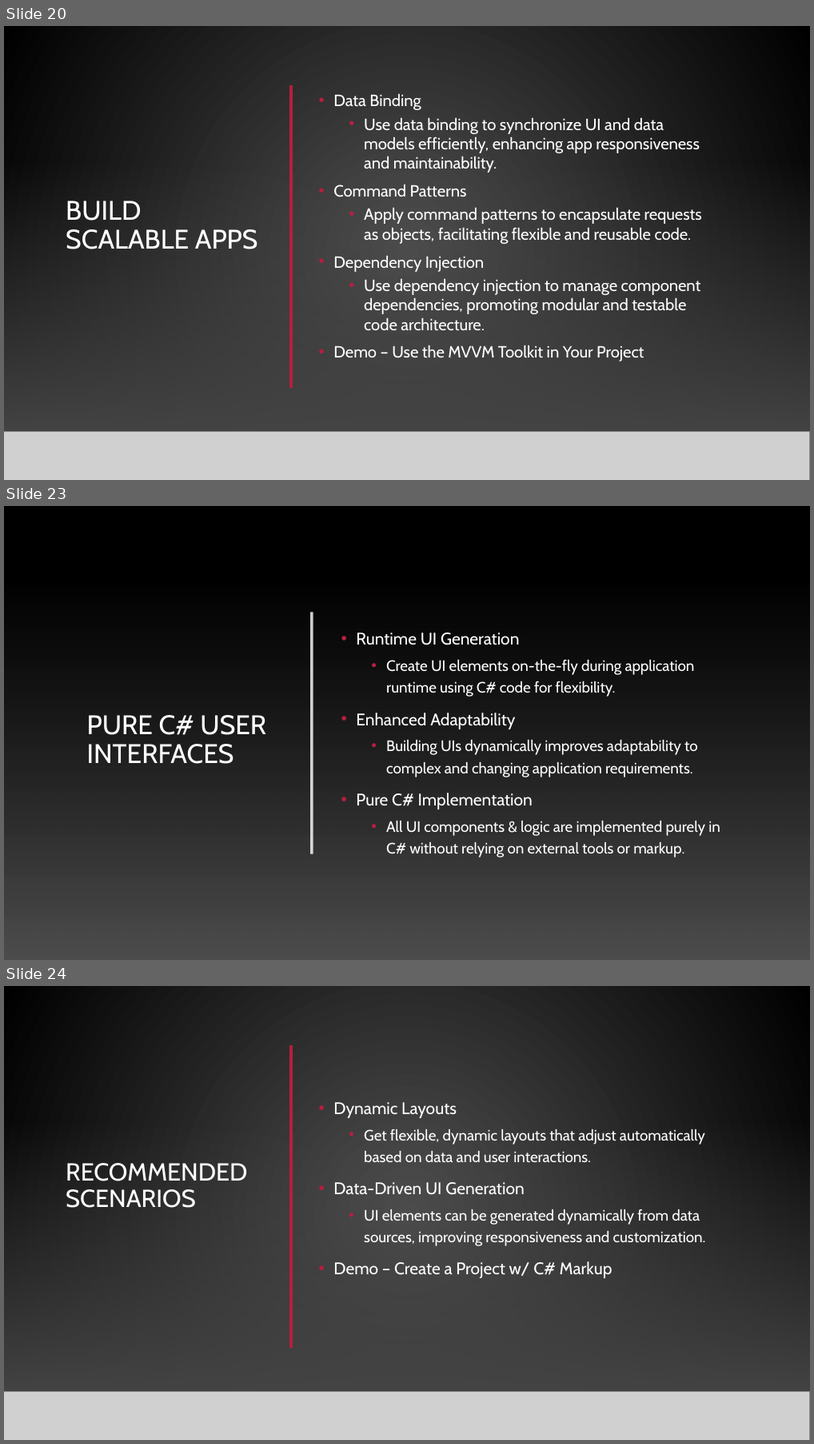
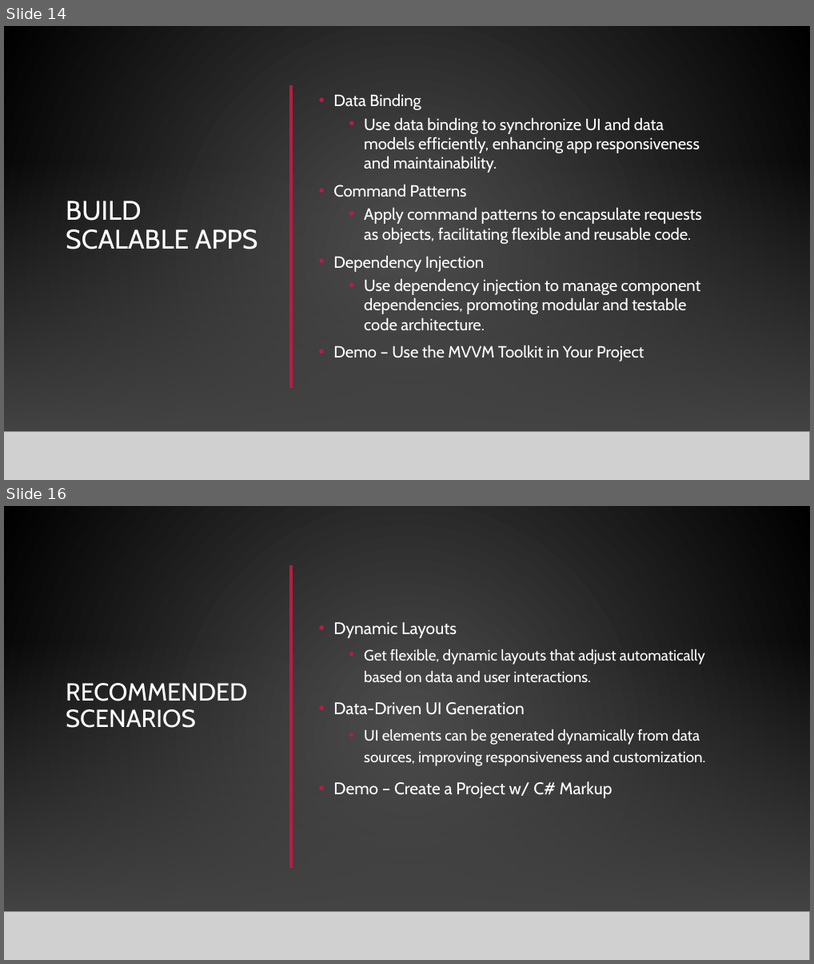
Before and after one commit to alvinashcraft/speaking, a slide deck: 2026/0115_CodeMash/Maui Toolkit/Create Multi-Platform Apps with .NET.pptx. Shown one above the other, each under a label of ours: slides 20, 23 and 24 before the commit, slides 14 and 16 after it; the slides between them are not shown. The pictures are 814x1444 and 814x964 pixels, drawn with LibreOffice and Linux fonts; fonts in the diff are those of the drawing; grey boxes stand for pictures; background and template pictures are left out. Boxes give left, top, right and bottom in pixels: in the first picture for what was removed or moved away, otherwise in the second. Text is boxed around its words. In the diff, an @@ line names an element or a change of style, - is before the commit and + after.

```diff
--- a/2026/0115_CodeMash/Maui Toolkit/Create Multi-Platform Apps with .NET.pptx
+++ b/2026/0115_CodeMash/Maui Toolkit/Create Multi-Platform Apps with .NET.pptx
@@ slide 23 removed at (x1=4, y1=506, x2=810, y2=960), background picture (left out); not listed: 2 template elements that a slide beside it also shows @@
@@ rectangle removed at (x1=4, y1=506, x2=810, y2=959) @@
@@ rectangle removed at (x1=4, y1=585, x2=810, y2=960) @@
@@ line removed from (312, 612) to (312, 853) @@
@@ text removed at (x1=356, y1=632, x2=721, y2=857) @@
-• Runtime UI Generation
-  • Create UI elements on-the-fly during application runtime using C# code for flexibility.
-• Enhanced Adaptability
-  • Building UIs dynamically improves adaptability to complex and changing application requirements.
-• Pure C# Implementation
-  • All UI components & logic are implemented purely in C# without relying on external tools or markup.
@@ title removed at (x1=87, y1=715, x2=266, y2=764) @@
-PURE C# USER INTERFACES
@@ what was slide 20 is now slide 14 @@
@@ what was slide 24 is now slide 16 @@
```
Also in this commit, not shown: 4 slides changed, 1 slide added, 10 other slides removed.
